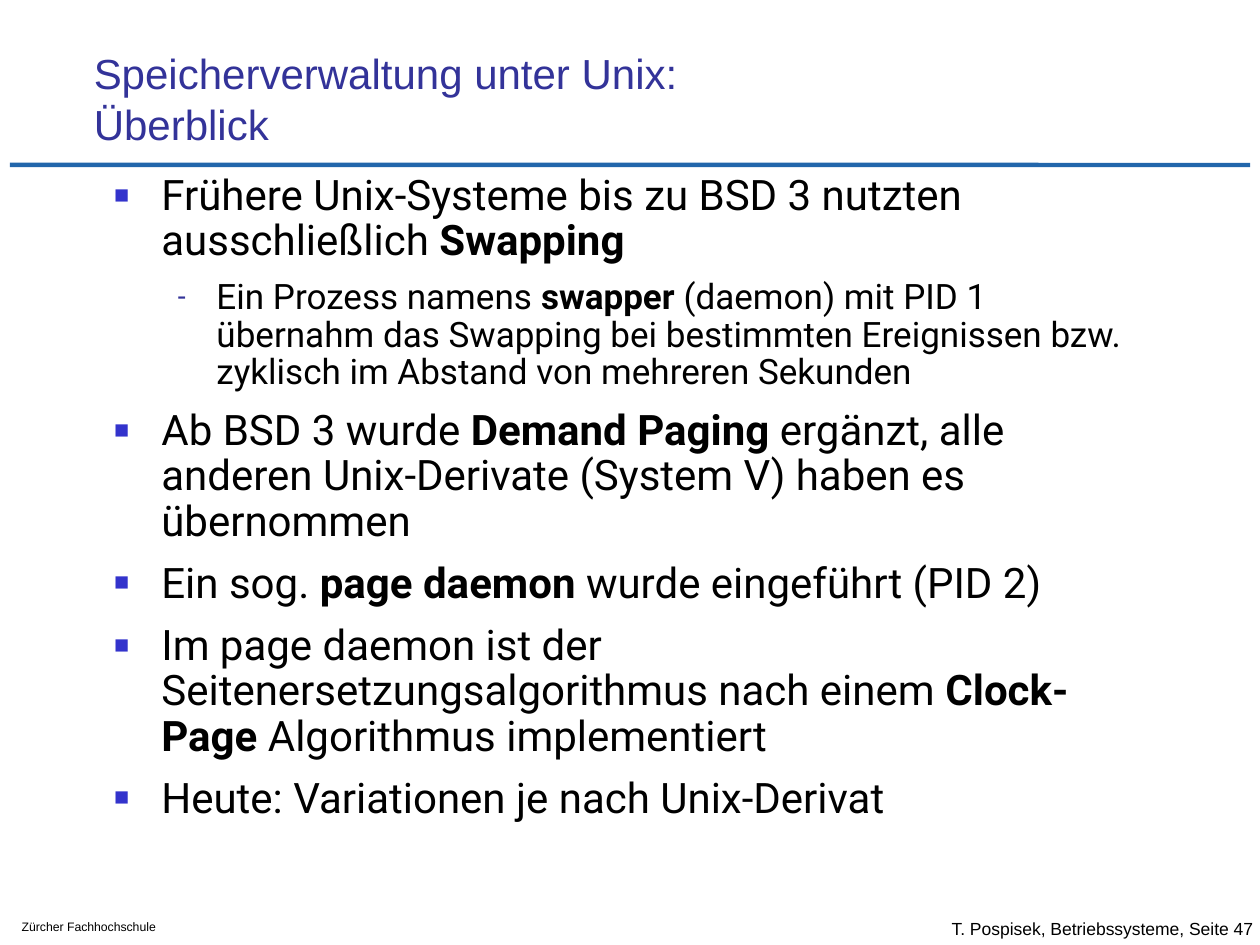
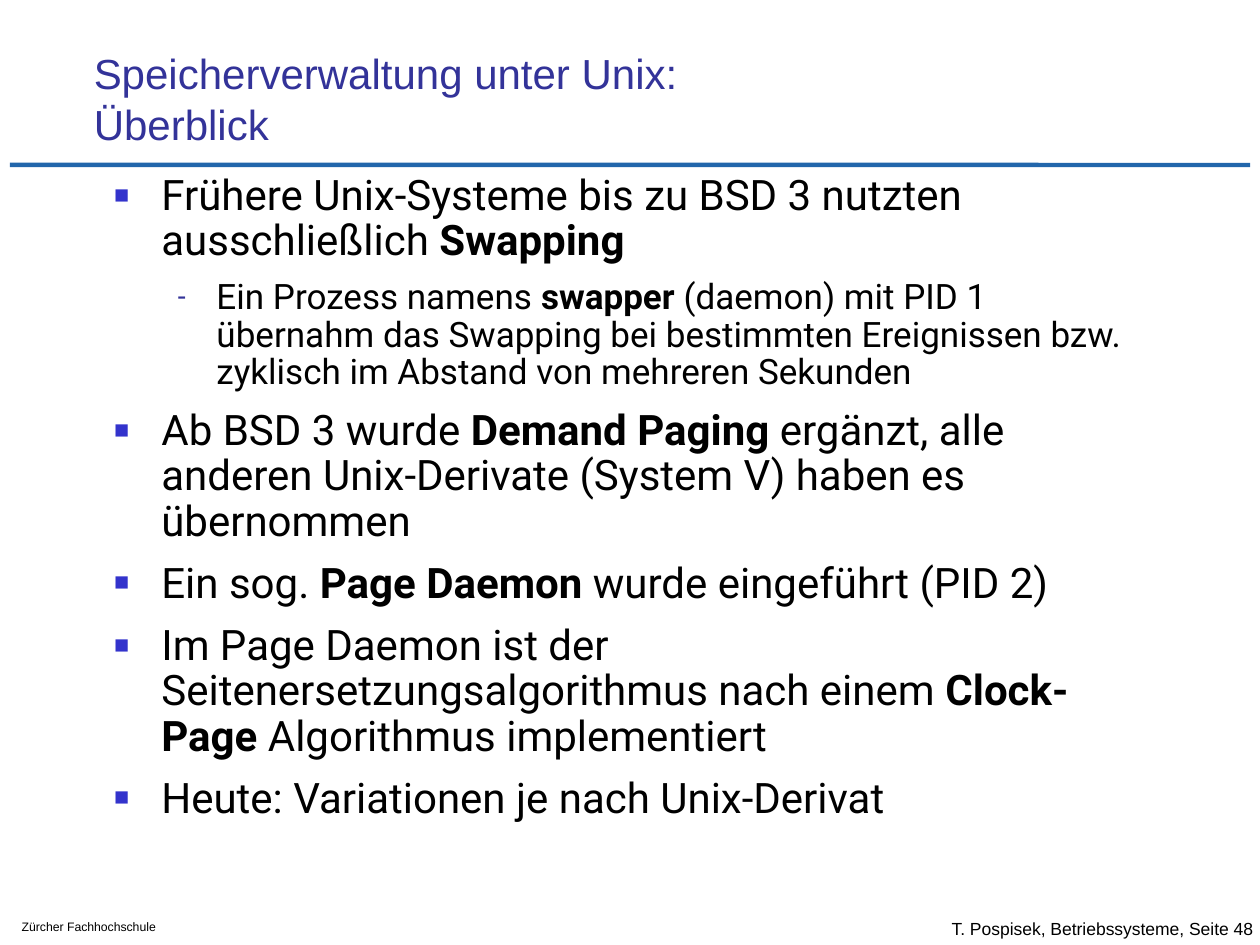
Before and after one commit to tpo/betriebssysteme, a slide deck: slide 48 of 11_Speicherverwaltung_Strategien.odp (slide 47 before the commit). Drawn at 1260x945 pixels with LibreOffice and Linux fonts; fonts in the diff are those of the drawing; background and template pictures are left out. Boxes give left, top, right and bottom in pixels: in the first picture for what was removed or moved away, otherwise in the second. Text is boxed around its words. In the diff, an @@ line names an element or a change of style, - is before the commit and + after.

```diff
--- a/11_Speicherverwaltung_Strategien.odp
+++ b/11_Speicherverwaltung_Strategien.odp
@@ text at [161, 564, 1068, 760]: text changed @@
-■ Ein sog. page daemon wurde eingeführt (PID 2)
-■ Im page daemon ist der Seitenersetzungsalgorithmus nach einem Clock-Page Algorithmus implementiert
+■ Ein sog. Page Daemon wurde eingeführt (PID 2)
+■ Im Page Daemon ist der Seitenersetzungsalgorithmus nach einem Clock-Page Algorithmus implementiert
@@ text at [952, 922, 1253, 939]: text changed @@
-T. Pospisek, Betriebssysteme, Seite 47
+T. Pospisek, Betriebssysteme, Seite 48
```
Also in this commit, not shown: 7 other slides changed, 1 slide added.
